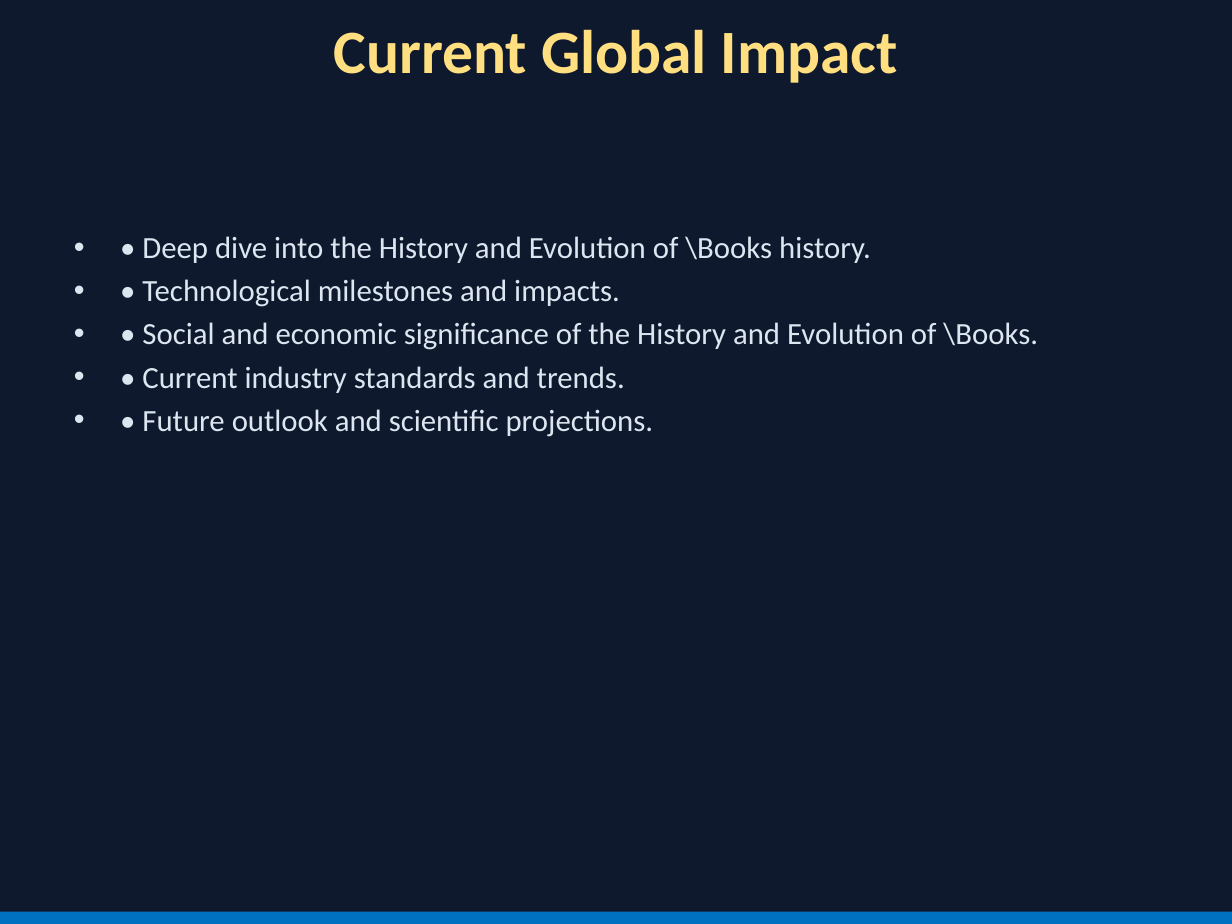
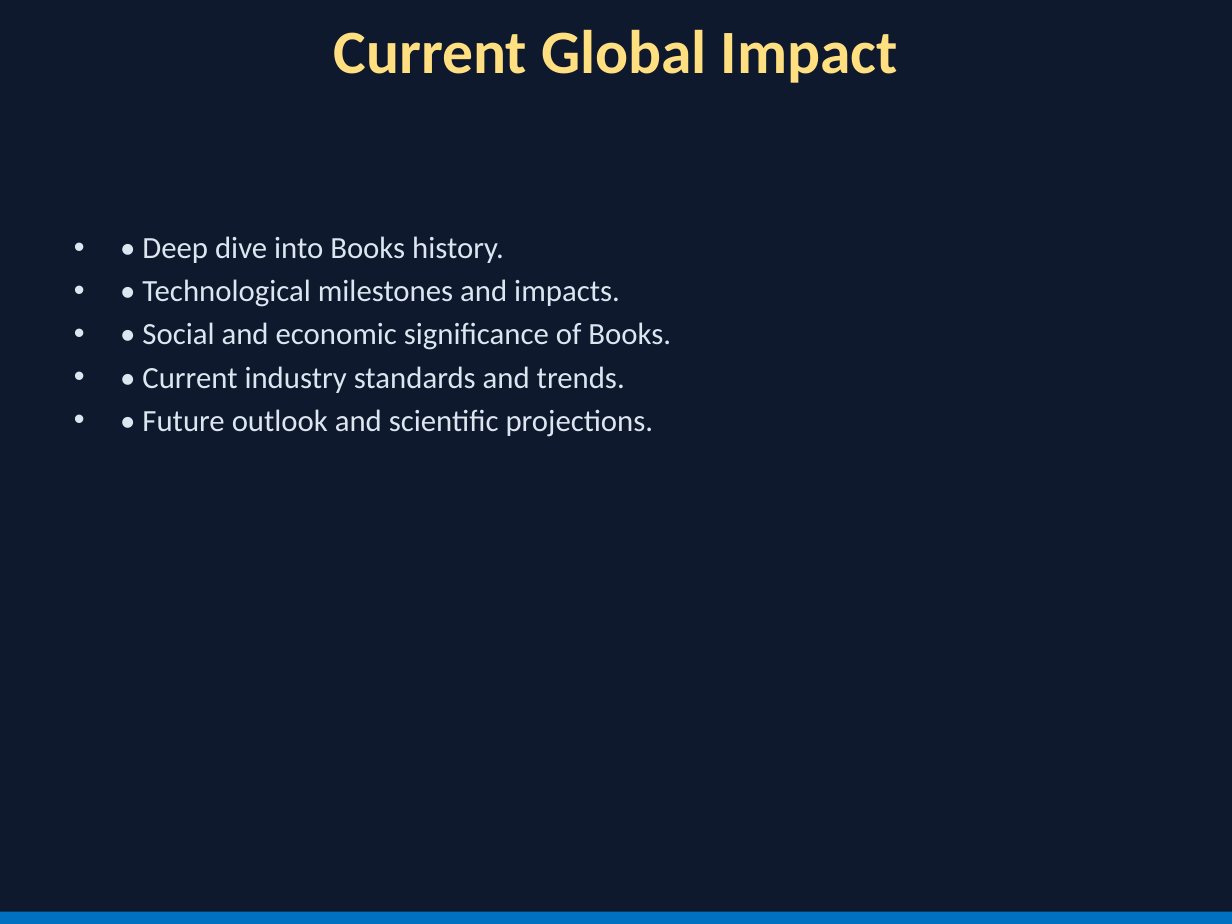
Before and after one commit to gyasaswini10/Building_Python_Ppt-agent, a slide deck: slide 4 of savingfolder_output/genearted/MASTER.pptx. Drawn at 1232x924 pixels with LibreOffice and Linux fonts; fonts in the diff are those of the drawing. Boxes give left, top, right and bottom in pixels: in the first picture for what was removed or moved away, otherwise in the second. Text is boxed around its words. In the diff, an @@ line names an element or a change of style, - is before the commit and + after.

```diff
--- a/savingfolder_output/genearted/MASTER.pptx
+++ b/savingfolder_output/genearted/MASTER.pptx
@@ text at (x1=142, y1=236, x2=504, y2=263): text changed @@
-• • Deep dive into the History and Evolution of \Books history.
+• • Deep dive into Books history.
@@ text at (x1=142, y1=322, x2=671, y2=350): text changed @@
-• • Social and economic significance of the History and Evolution of \Books.
+• • Social and economic significance of Books.
```
Also in this commit, not shown: 6 other slides changed, 19 other files.
